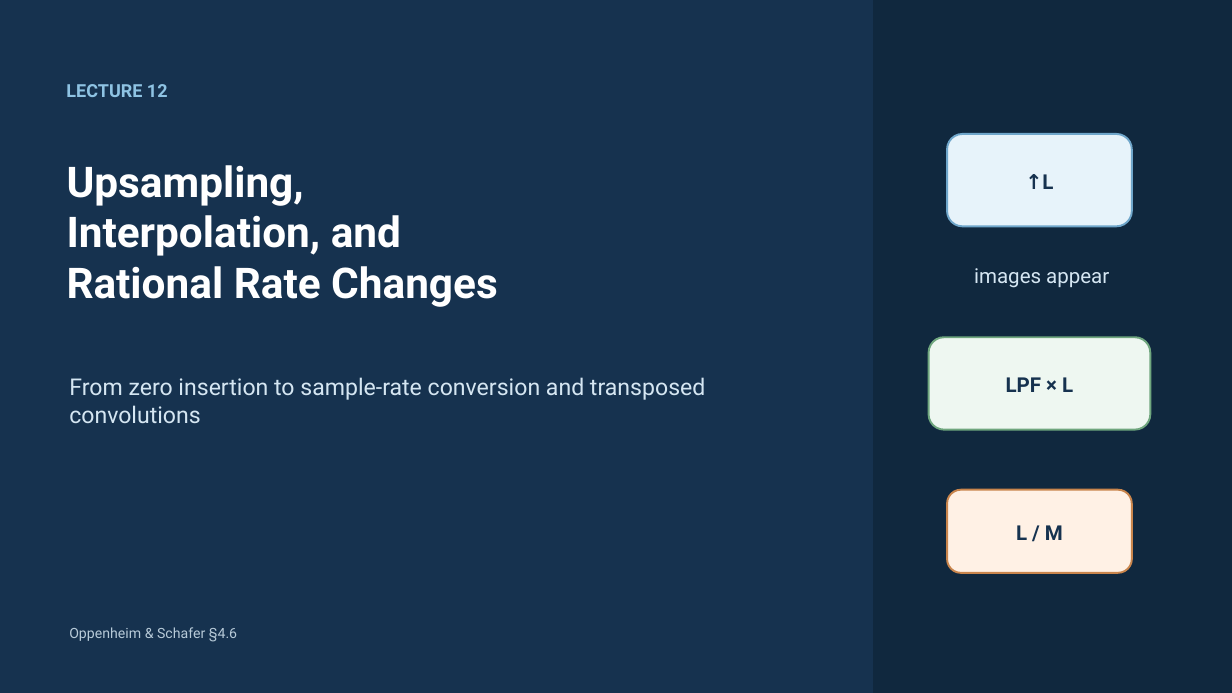
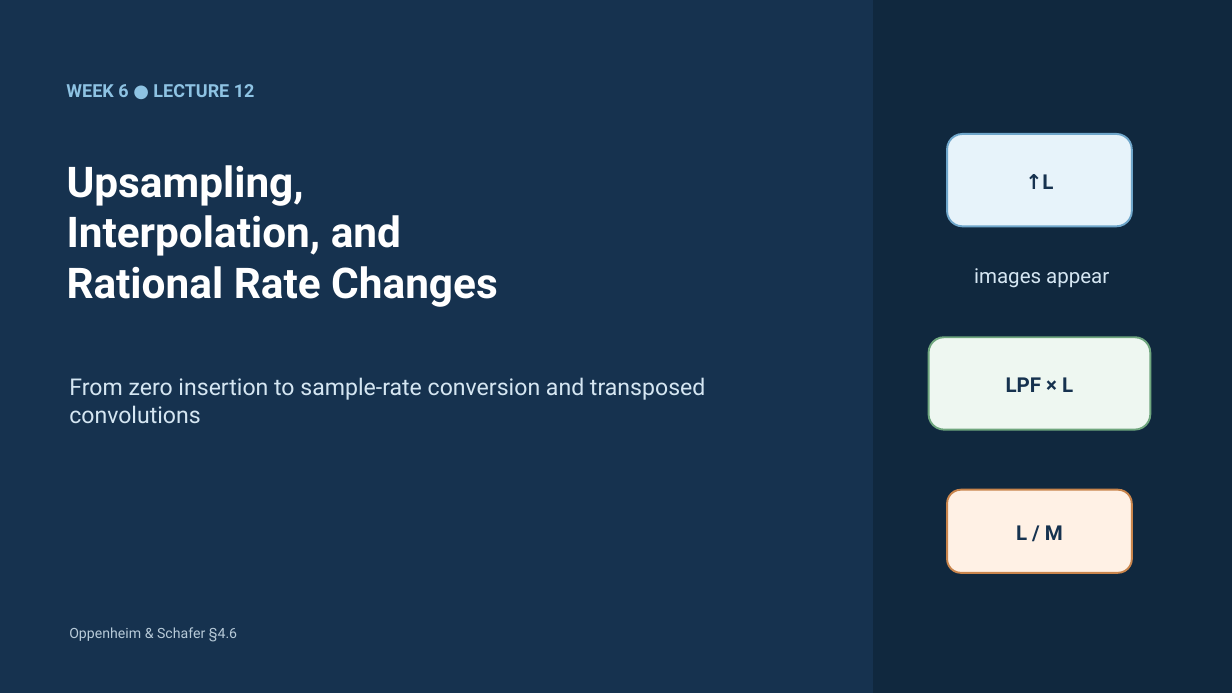
Before and after one commit to mathys2000/ecen45632_f26, a slide deck: slide 1 of python/CourseDesign/Week06e/Week6_Lecture12_Upsampling_Interpolation_Rational_Rate_Changes.pptx. Drawn at 1232x693 pixels with LibreOffice and Linux fonts; fonts in the diff are those of the drawing. Boxes give left, top, right and bottom in pixels: in the first picture for what was removed or moved away, otherwise in the second. Text is boxed around its words. In the diff, an @@ line names an element or a change of style, - is before the commit and + after.

```diff
--- a/python/CourseDesign/Week06e/Week6_Lecture12_Upsampling_Interpolation_Rational_Rate_Changes.pptx
+++ b/python/CourseDesign/Week06e/Week6_Lecture12_Upsampling_Interpolation_Rational_Rate_Changes.pptx
@@ text at (66,84,255,97): text changed @@
-LECTURE 12
+WEEK 6 ● LECTURE 12
```
Also in this commit, not shown: 3 other slides changed, 13 other files.
